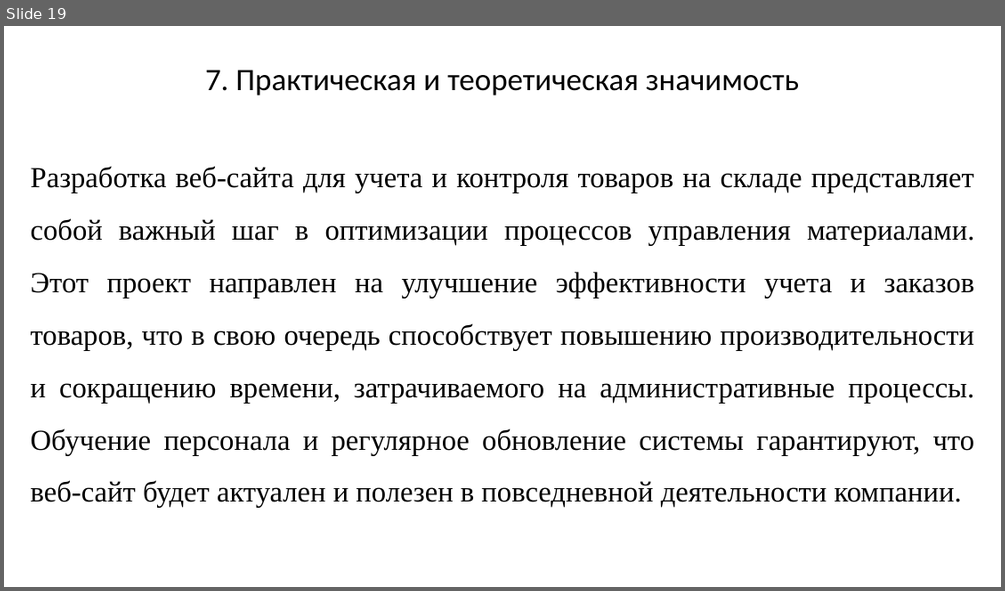
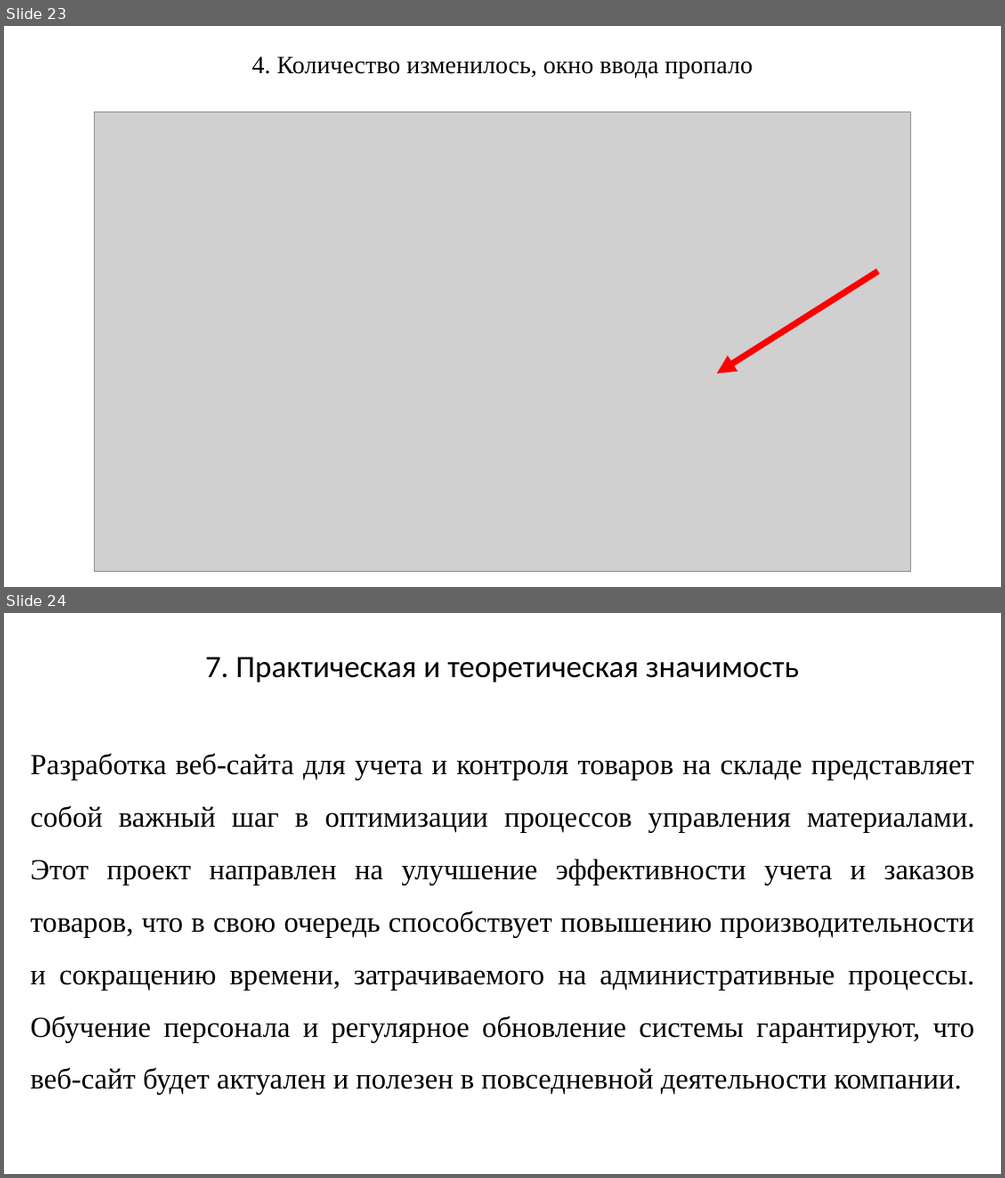
Before and after one commit to k-bar-n/FDB-ar, a slide deck: resources/Мультимедийная презентация.pptx. Shown one above the other, each under a label of ours: slide 19 before the commit, slides 23 and 24 after it. The pictures are 1005x591 and 1005x1178 pixels, drawn with LibreOffice and Linux fonts; fonts in the diff are those of the drawing; grey boxes stand for pictures. Boxes give left, top, right and bottom in pixels: in the first picture for what was removed or moved away, otherwise in the second. Text is boxed around its words. In the diff, an @@ line names an element or a change of style, - is before the commit and + after.

```diff
--- a/resources/Мультимедийная презентация.pptx
+++ b/resources/Мультимедийная презентация.pptx
@@ slide 23 added at [4,26,1001,587], background #FFFFFF @@
@@ text added at [252,56,752,78], 24 pt, text #000000 @@
+4. Количество изменилось, окно ввода пропало
@@ picture added at [95,112,910,572] @@
@@ arrow added from (878, 272) to (717, 373), #FF0000 6 pt @@
@@ what was slide 19 is now slide 24 @@
```
Also in this commit, not shown: 3 slides changed, 4 other slides added, 2 other files.
